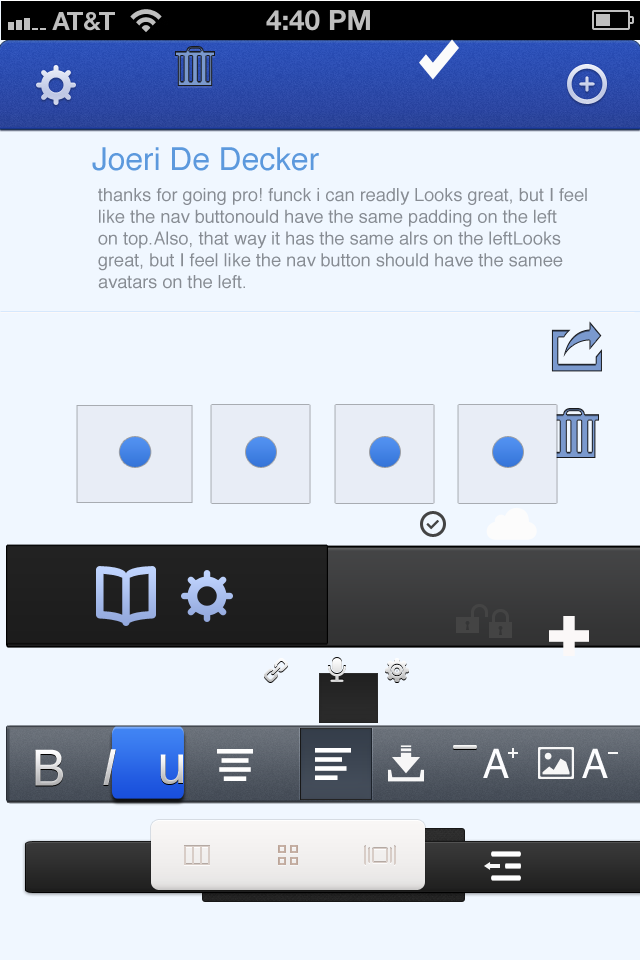
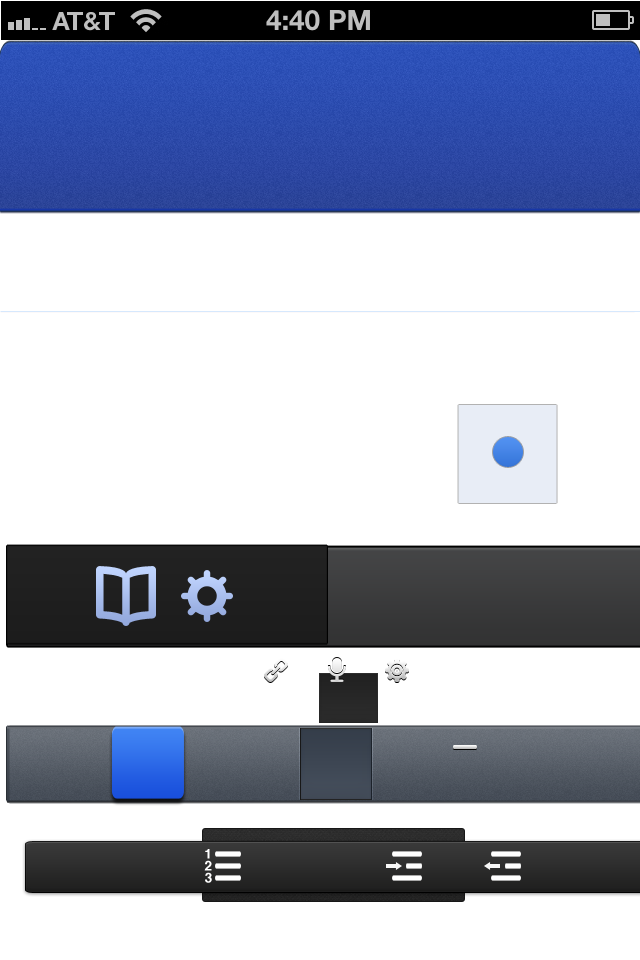
Layers edited between the first and the second 640 × 960 image:
hid group "psd 副本 2" (2 layers) over [335, 405, 434, 503]
hid group "psd 副本" (2 layers) over [211, 405, 310, 503]
hid group "psd" (4th of 5) (2 layers) over [76, 405, 193, 503]
hid group "www.pixelsbyrick.com" (14 layers) over [141, 818, 433, 927]
hid group "icons" (2nd of 2) (27 layers) over [28, 39, 618, 880]
hid "picture" over [538, 747, 574, 779]
hid "thanks for going pro! funck i can readly Looks great, but I fee" over [98, 188, 587, 289]
hid "Joeri De Decker" over [92, 147, 319, 171]
painted on "noise" over [0, 39, 640, 209]
painted on "bar_blue_untimate" over [0, 40, 640, 211]
hid "背景" over [0, 0, 640, 960]
